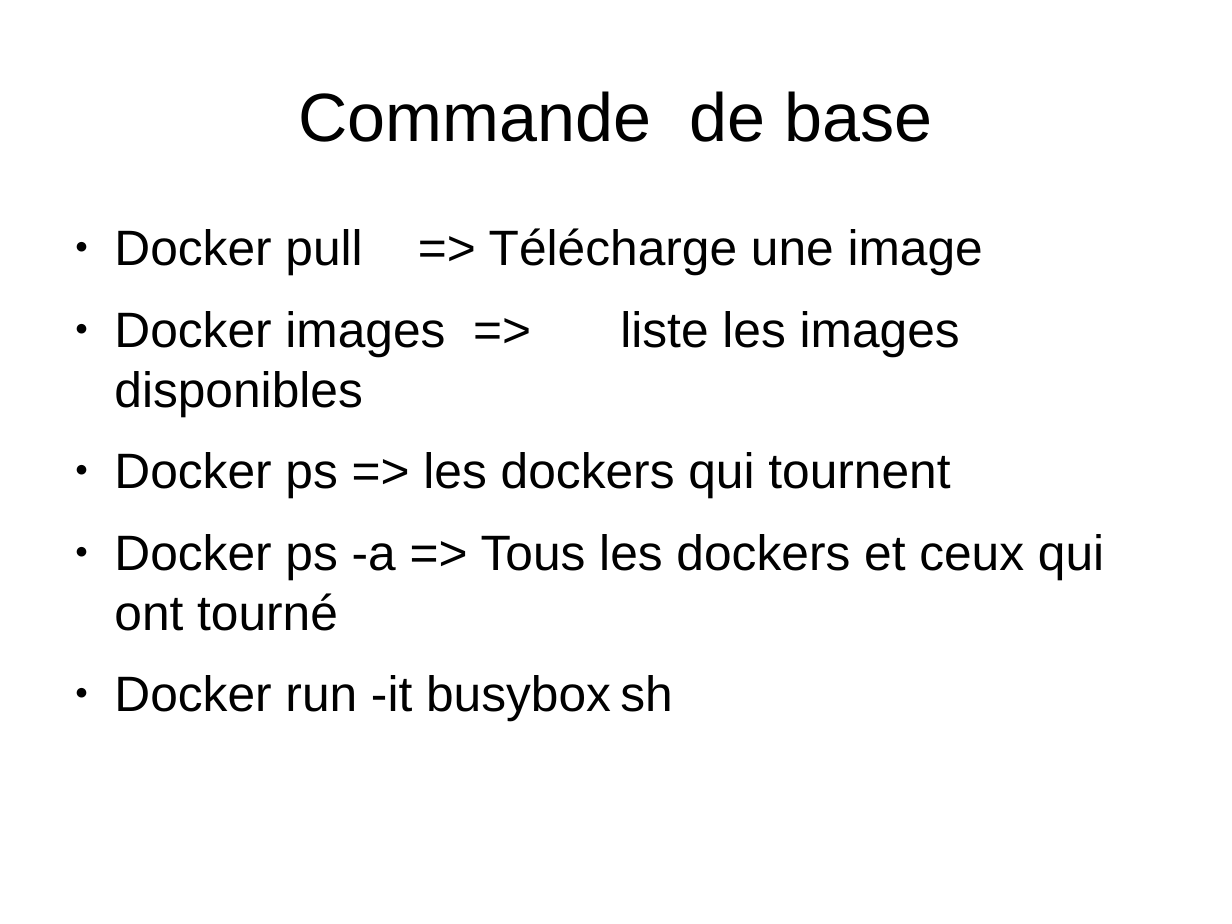
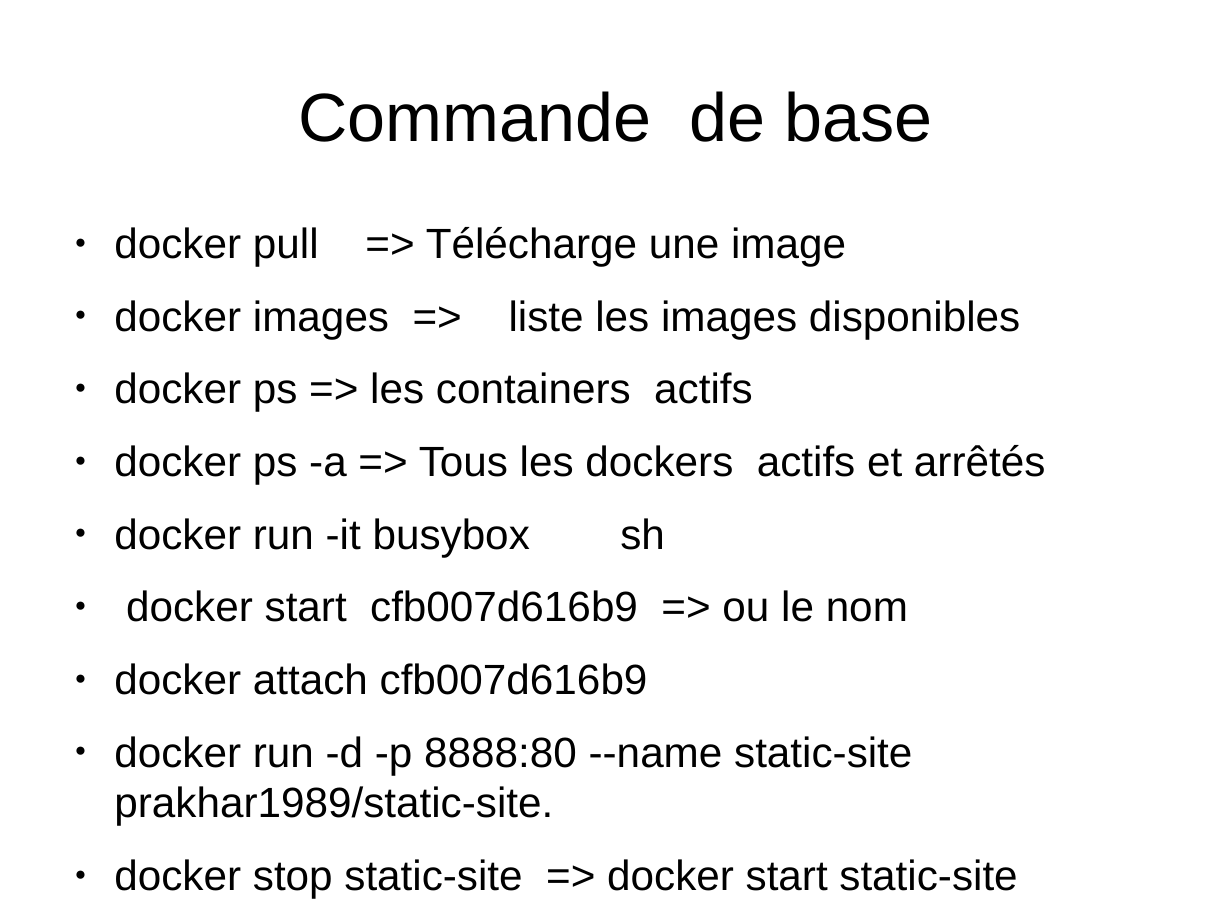
Before and after one commit to heylve/current, a slide deck: slide 3 of Rencontre_devs/docker_dev_conf_20_11_2017.odp. Drawn at 1232x924 pixels with LibreOffice and Linux fonts; fonts in the diff are those of the drawing. Boxes give left, top, right and bottom in pixels: in the first picture for what was removed or moved away, otherwise in the second. Text is boxed around its words. In the diff, an @@ line names an element or a change of style, - is before the commit and + after.

Commit message:
kp file + docker pres

```diff
--- a/Rencontre_devs/docker_dev_conf_20_11_2017.odp
+++ b/Rencontre_devs/docker_dev_conf_20_11_2017.odp
@@ text at (x1=114, y1=227, x2=1045, y2=898): text changed; size 32 to 27.2 pt @@
-● Docker pull => Télécharge une image
-● Docker images => liste les images disponibles
-● Docker ps => les dockers qui tournent
-● Docker ps -a => Tous les dockers et ceux qui ont tourné
-● Docker run -it busybox sh
+● docker pull => Télécharge une image
+● docker images => liste les images disponibles
+● docker ps => les containers actifs
+● docker ps -a => Tous les dockers actifs et arrêtés
+● docker run -it busybox sh
+● docker start cfb007d616b9 => ou le nom
+● docker attach cfb007d616b9
+● docker run -d -p 8888:80 --name static-site prakhar1989/static-site.
+● docker stop static-site => docker start static-site
```
Also in this commit, not shown: 1 other file.
